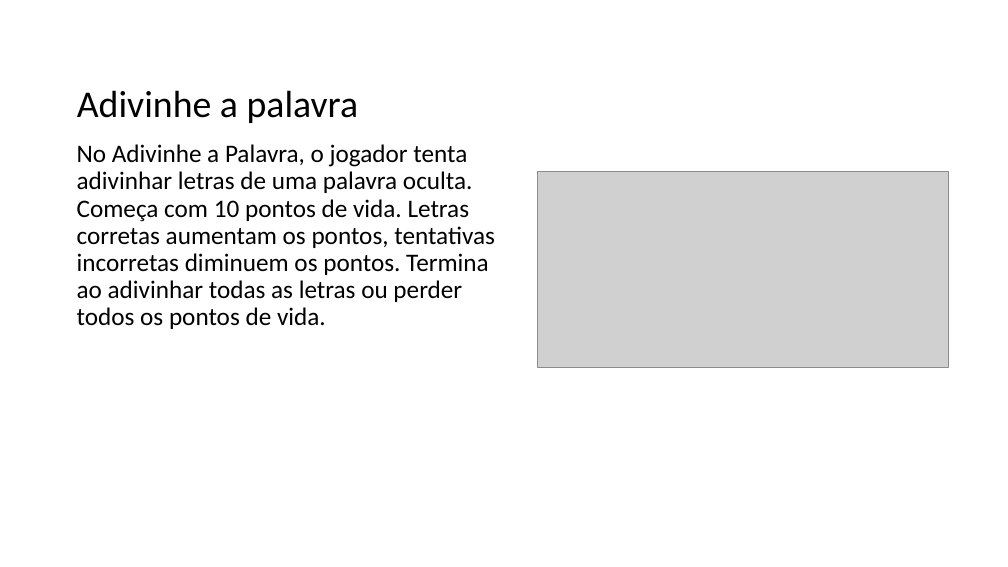
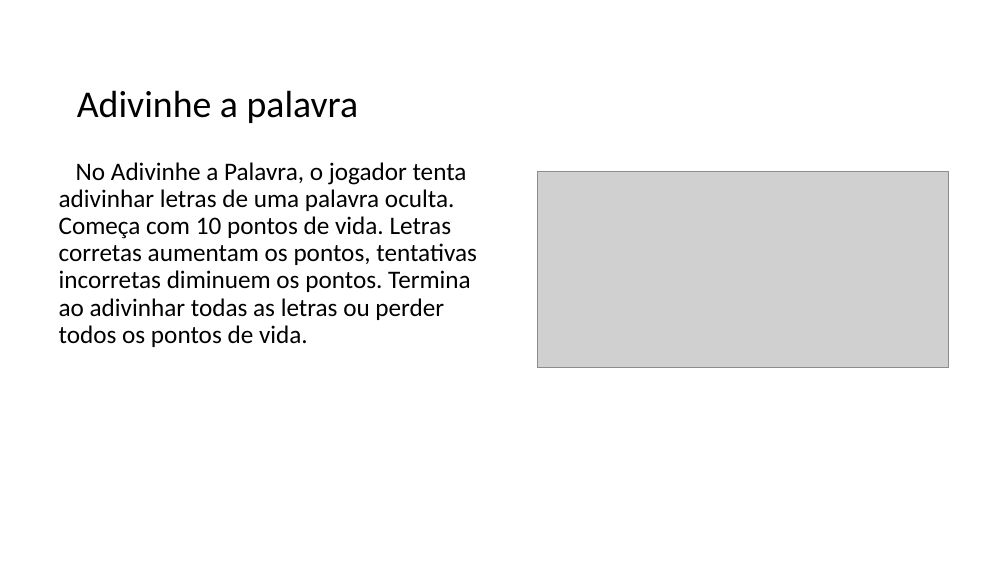
Before and after one commit to hionjk/c-games, a slide deck: slide 7 of Jogos_em_c.pptx. Drawn at 1008x567 pixels with LibreOffice and Linux fonts; fonts in the diff are those of the drawing; grey boxes stand for pictures. Boxes give left, top, right and bottom in pixels: in the first picture for what was removed or moved away, otherwise in the second. Text is boxed around its words. In the diff, an @@ line names an element or a change of style, - is before the commit and + after.

```diff
--- a/Jogos_em_c.pptx
+++ b/Jogos_em_c.pptx
@@ text "No Adivinhe a Palavra, o ...": place and size @@
-text "No Adivinhe a Palavra, o ..." at [77,144,495,329]
+text "No Adivinhe a Palavra, o ..." at [59,162,477,347]
@@ text "No Adivinhe a Palavra, o ..." at [59,162,477,347]: indent changed @@
```
Also in this commit, not shown: 8 other slides changed, 1 slide added.
